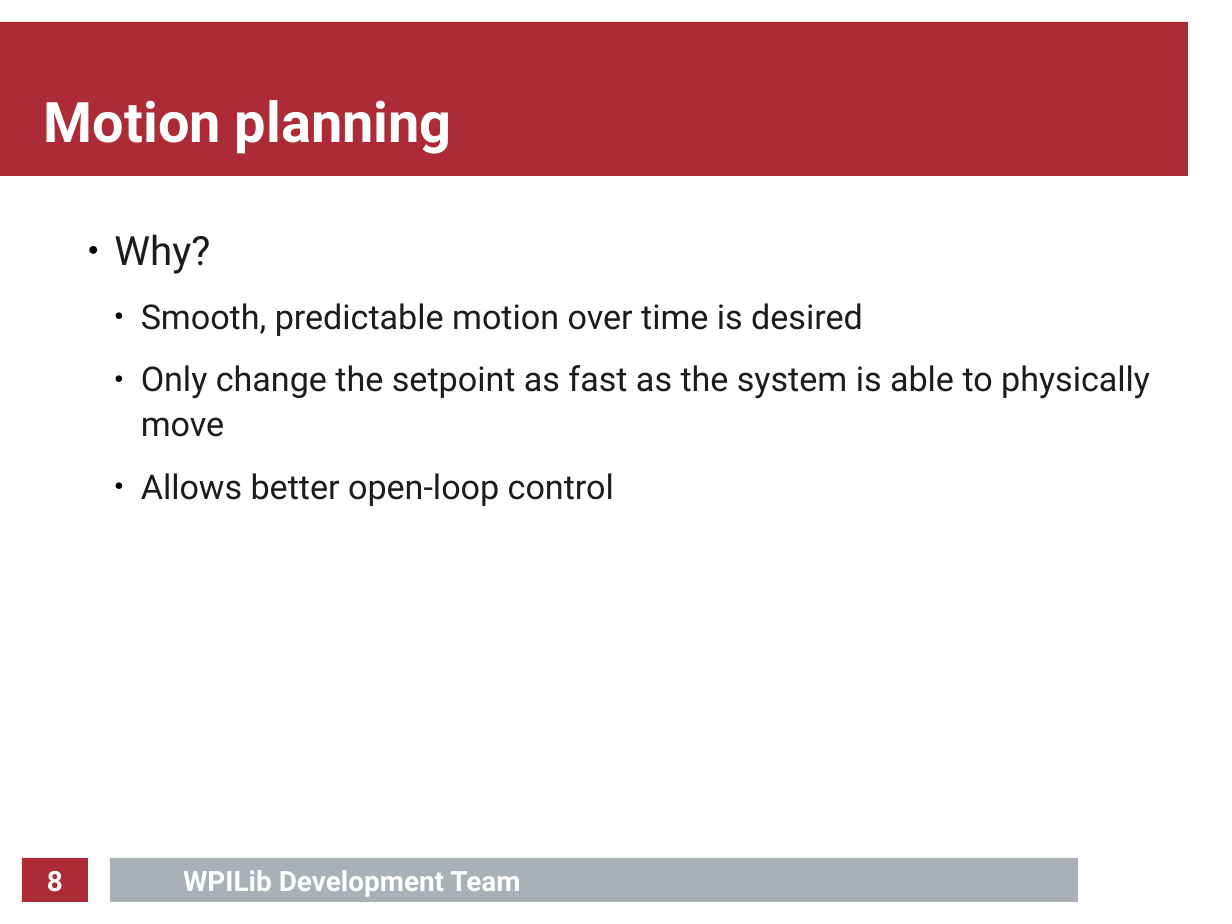
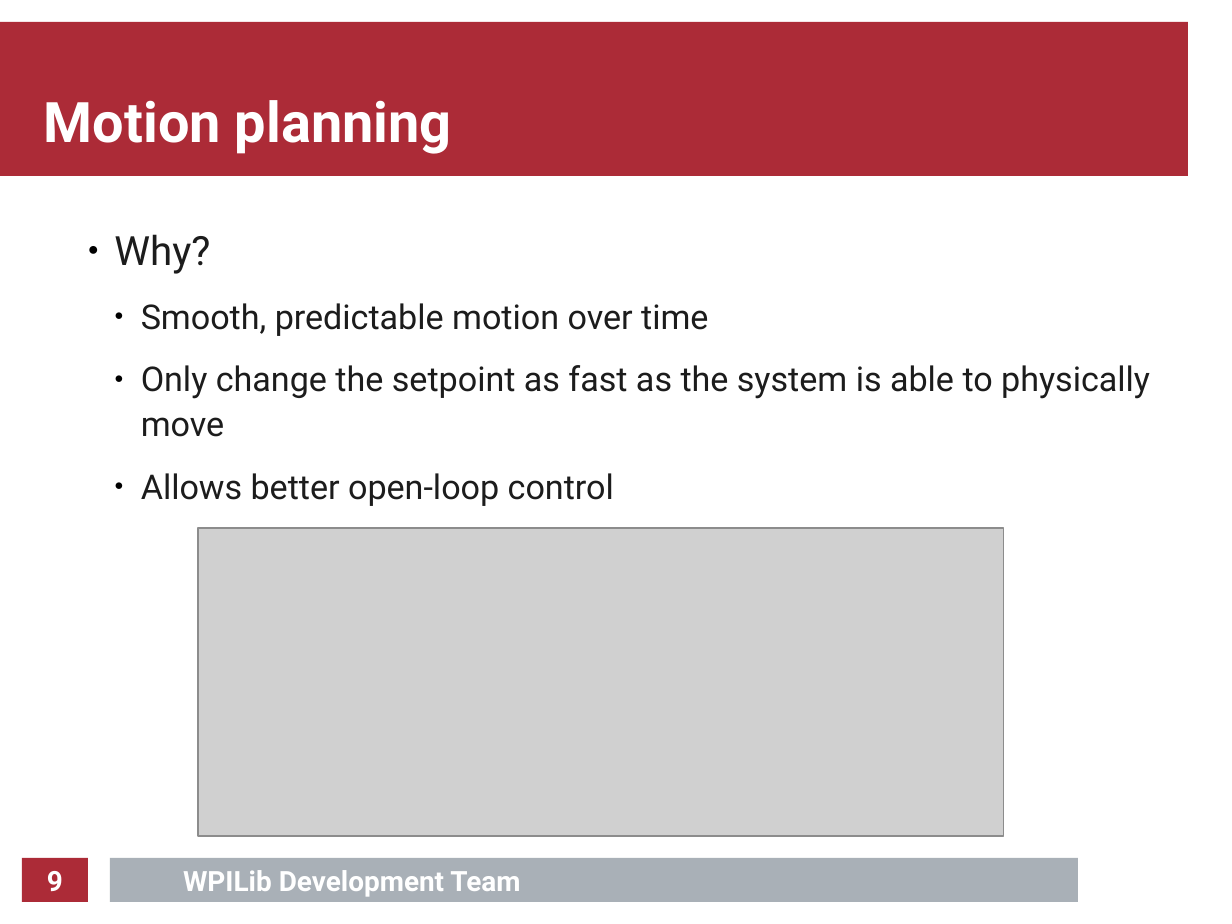
Before and after one commit to calcmogul/auton-driving-presentation, a slide deck: slide 9 of presentation/presentation.odp (slide 8 before the commit). Drawn at 1232x924 pixels with LibreOffice and Linux fonts; fonts in the diff are those of the drawing; grey boxes stand for pictures; background and template pictures are left out. Boxes give left, top, right and bottom in pixels: in the first picture for what was removed or moved away, otherwise in the second. Text is boxed around its words. In the diff, an @@ line names an element or a change of style, - is before the commit and + after.

```diff
--- a/presentation/presentation.odp
+++ b/presentation/presentation.odp
@@ text at (141,303,708,336): text changed @@
-  ● Smooth, predictable motion over time is desired
+  ● Smooth, predictable motion over time
@@ picture added at (198,528,1004,836) @@
@@ picture added at (256,528,947,792) @@
@@ page number at (47,871,63,891): text changed @@
-8
+9
```
Also in this commit, not shown: 9 other slides changed, 1 slide added, 6 other files.
